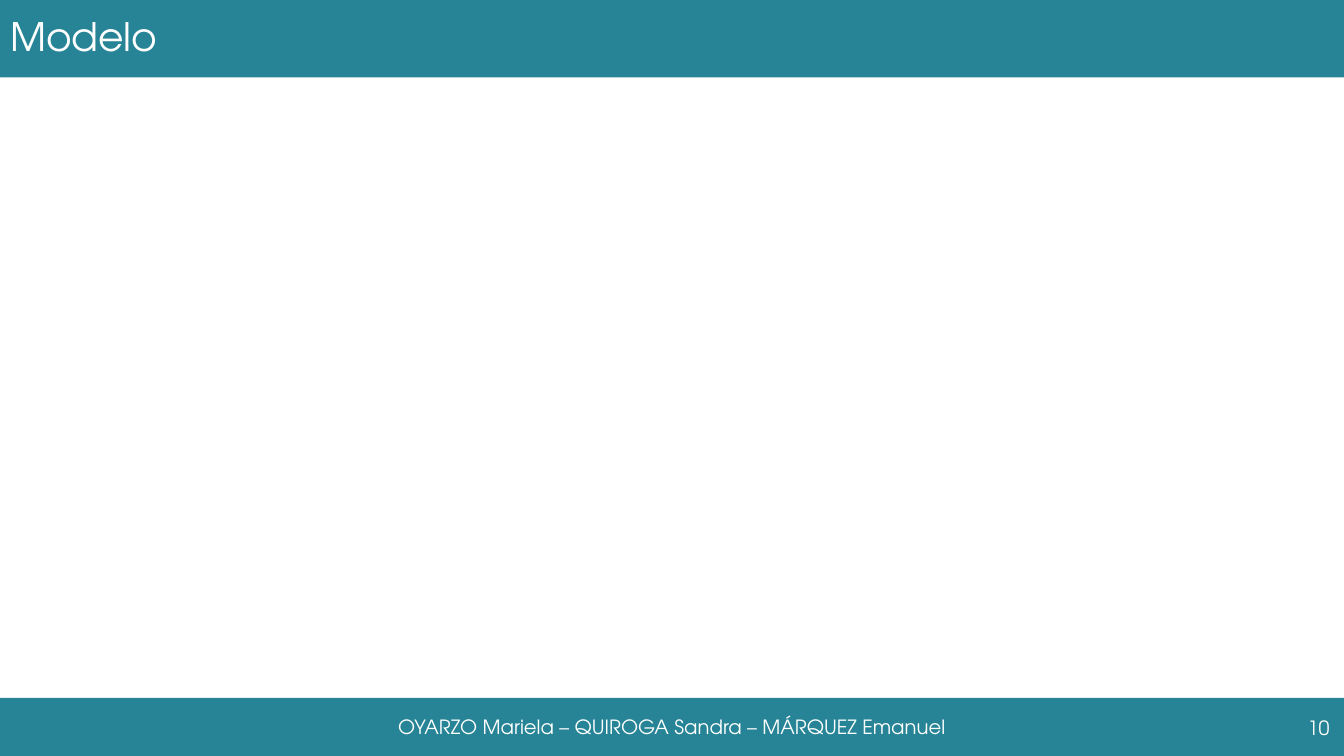
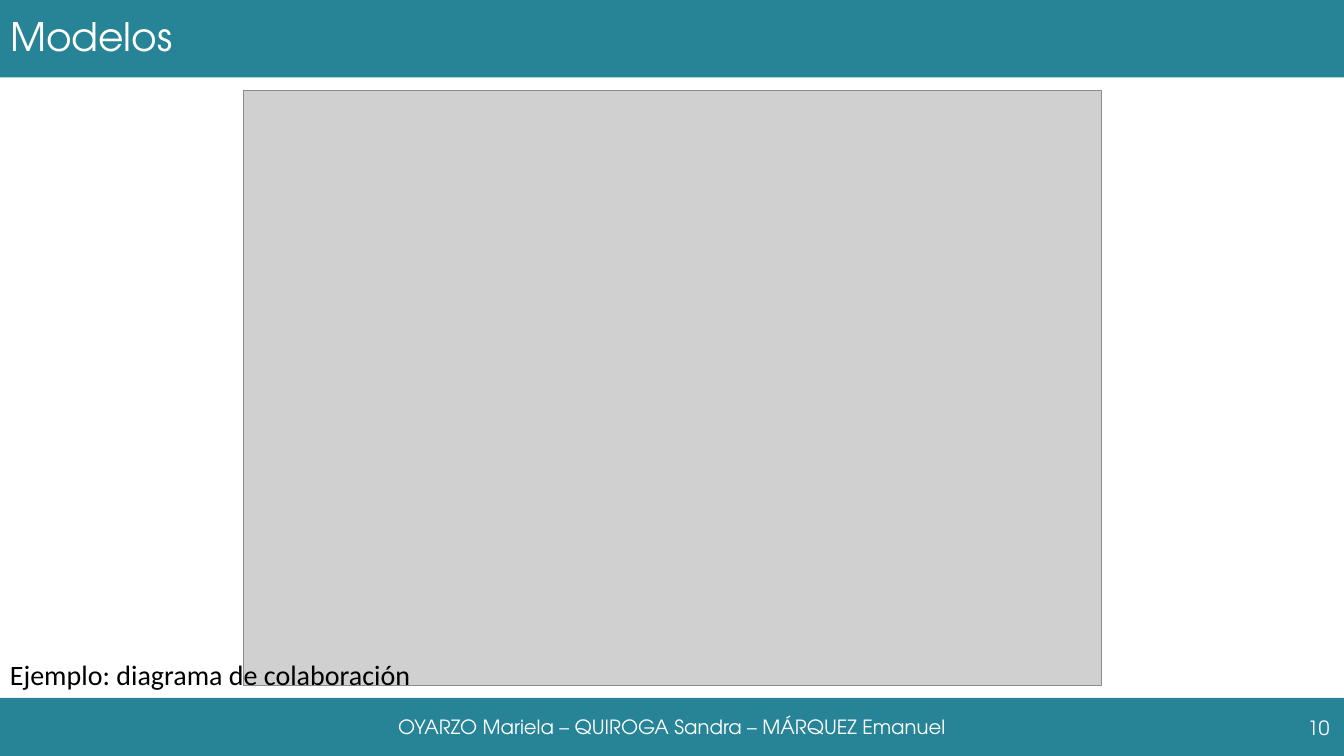
Before and after one commit to grupoyenu/yenu, a slide deck: slide 10 of 08. Presentaciones/Presentación 11.pptx. Drawn at 1344x756 pixels with LibreOffice and Linux fonts; fonts in the diff are those of the drawing; grey boxes stand for pictures; background and template pictures are left out. Boxes give left, top, right and bottom in pixels: in the first picture for what was removed or moved away, otherwise in the second. Text is boxed around its words. In the diff, an @@ line names an element or a change of style, - is before the commit and + after.

```diff
--- a/08. Presentaciones/Presentación 11.pptx
+++ b/08. Presentaciones/Presentación 11.pptx
@@ title at (10, 22, 173, 52): text changed @@
-Modelo
+Modelos
@@ picture added at (244, 90, 1102, 686) @@
@@ text added at (10, 661, 410, 691), 20 pt, text #000000 @@
+Ejemplo: diagrama de colaboración
```
Also in this commit, not shown: 9 other slides changed, 1 slide added.
